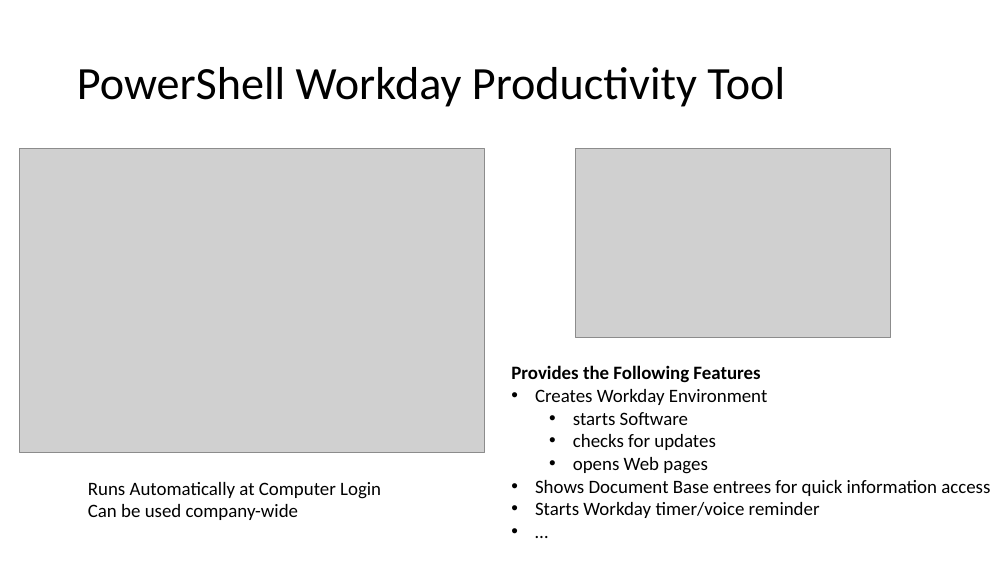
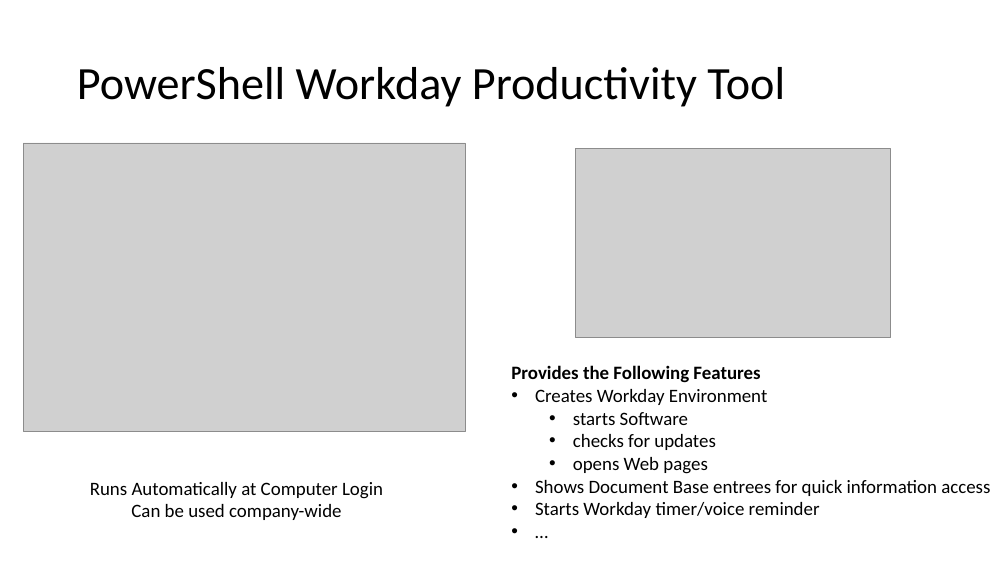
Before and after one commit to tomovingstar/ITPresentations, a slide deck: slide 1 of PowershellProductivityTool.pptx. Drawn at 1008x567 pixels with LibreOffice and Linux fonts; fonts in the diff are those of the drawing; grey boxes stand for pictures. Boxes give left, top, right and bottom in pixels: in the first picture for what was removed or moved away, otherwise in the second. Text is boxed around its words. In the diff, an @@ line names an element or a change of style, - is before the commit and + after.

```diff
--- a/PowershellProductivityTool.pptx
+++ b/PowershellProductivityTool.pptx
@@ picture resized from (x1=20, y1=149, x2=485, y2=453) to (x1=23, y1=143, x2=465, y2=432) @@
@@ text "Runs Automatically at Computer Login" at (x1=90, y1=482, x2=383, y2=520): alignment left to centre @@
```
